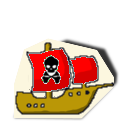
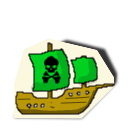
The second 129x138 image is a revision of the first. Changes to its layers:
added layer "yellow #8" in group "Layer Group copy" over [28, 48, 98, 92]
painted on "yellow #5" over [31, 48, 99, 93]
added layer "Pasted Layer copy" in group "Layer Group copy" over [32, 52, 65, 86]
hid "Pasted Layer #2", painted on it over [29, 49, 97, 91]
painted on "Pasted Layer #1" over [41, 55, 61, 84]
removed layer "yellow copy #4" from group "Layer Group copy" over [15, 41, 114, 115]
added layer "yellow #6" (39%) in group "Layer Group copy" over [18, 43, 113, 114]
added layer "yellow #7" in group "Layer Group copy" over [15, 42, 115, 115]
added layer "yellow #9" in group "Layer Group copy" over [17, 96, 90, 109]
added layer "yellow copy #5" in group "Layer Group copy" over [16, 43, 114, 114]
